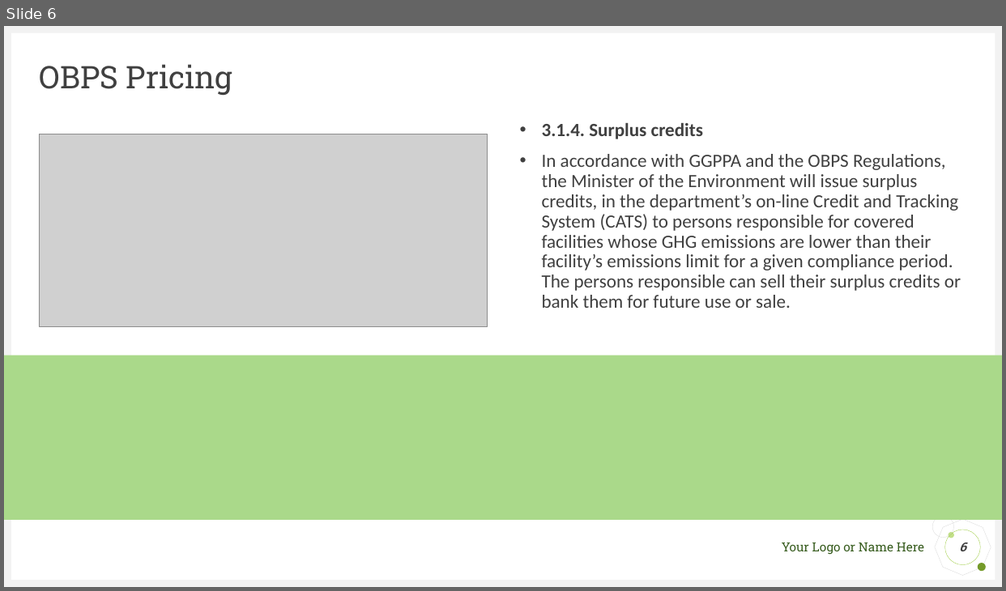
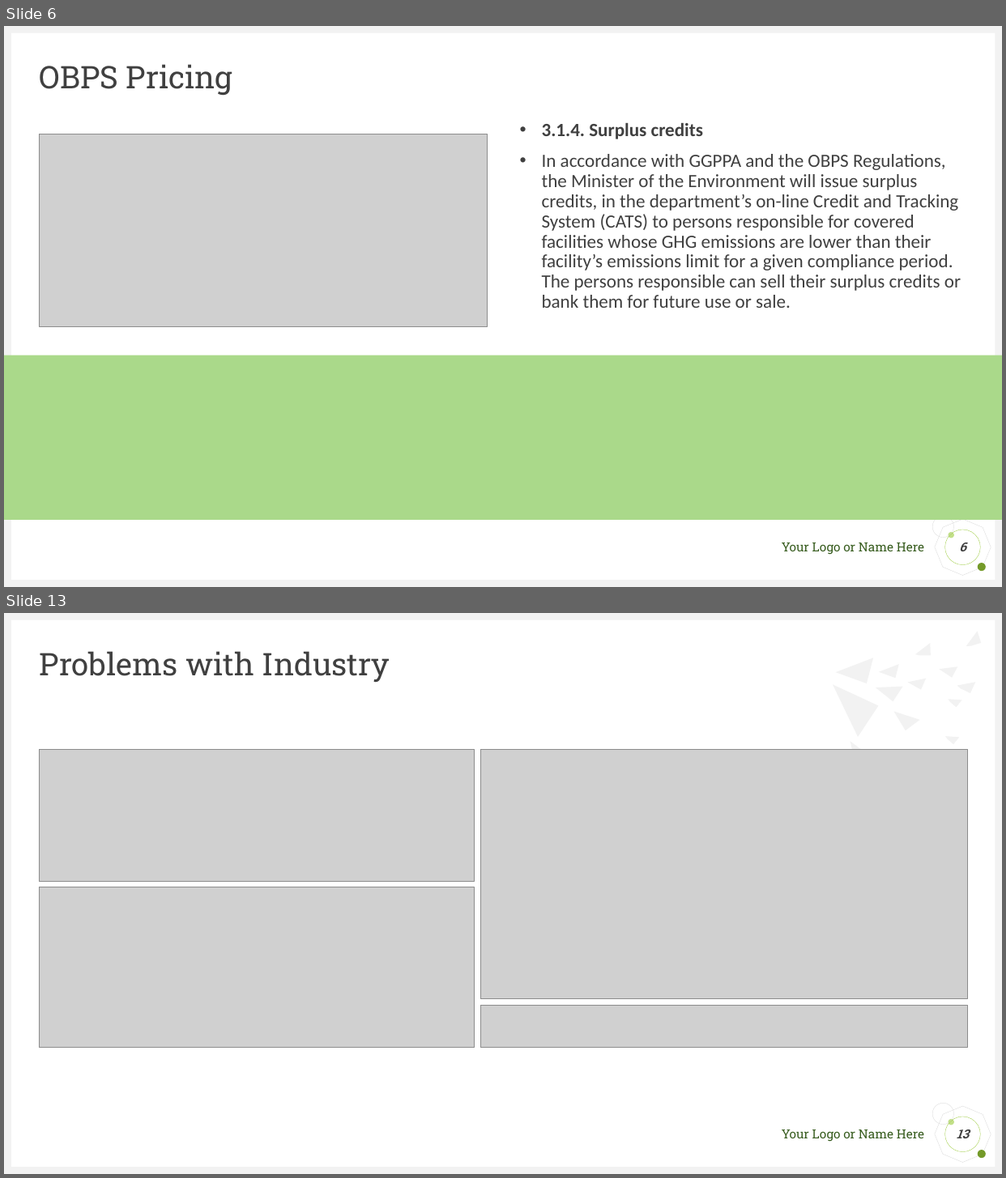
Before and after one commit to saimzuberi/Carbon_Credit_Market, a slide deck: Project Presentation/Final Presentation .pptx. Shown one above the other, each under a label of ours: slide 6 before the commit, slides 6 and 13 after it; the slides between them are not shown. The pictures are 1006x591 and 1006x1178 pixels, drawn with LibreOffice and Linux fonts; fonts in the diff are those of the drawing; grey boxes stand for pictures. Boxes give left, top, right and bottom in pixels: in the first picture for what was removed or moved away, otherwise in the second. Text is boxed around its words. In the diff, an @@ line names an element or a change of style, - is before the commit and + after.

```diff
--- a/Project Presentation/Final Presentation .pptx
+++ b/Project Presentation/Final Presentation .pptx
@@ slide 13 added at (4, 613, 1002, 1174), background #FFFFFF; not listed: 9 template elements that a slide beside it also shows @@
@@ freeform shape added at (967, 629, 985, 650), fill #F2F2F2 @@
@@ title added at (40, 651, 390, 682), 30 pt, text #404040 @@
+Problems with Industry
@@ freeform shape added at (836, 649, 883, 695), fill #F2F2F2 @@
@@ freeform shape added at (879, 659, 904, 683), fill #F2F2F2 @@
@@ freeform shape added at (916, 640, 936, 662), fill #F2F2F2 @@
@@ freeform shape added at (829, 685, 880, 739), fill #F2F2F2 @@
@@ freeform shape added at (876, 679, 907, 706), fill #F2F2F2 @@
@@ freeform shape added at (908, 673, 930, 693), fill #F2F2F2 @@
@@ freeform shape added at (940, 662, 961, 680), fill #F2F2F2 @@
@@ freeform shape added at (957, 677, 979, 696), fill #F2F2F2 @@
@@ freeform shape added at (948, 696, 964, 709), fill #F2F2F2 @@
@@ freeform shape added at (894, 712, 920, 731), fill #F2F2F2 @@
@@ freeform shape added at (945, 733, 961, 746), fill #F2F2F2 @@
@@ picture added at (39, 749, 474, 881) @@
@@ picture added at (481, 749, 968, 999) @@
@@ freeform shape added at (845, 742, 876, 769), fill #F2F2F2 @@
@@ freeform shape added at (952, 777, 967, 789), fill #F2F2F2 @@
@@ picture added at (39, 888, 474, 1048) @@
@@ picture added at (481, 1005, 968, 1048) @@
@@ page number added at (945, 1117, 980, 1152), outline #9ACB39 0.25 pt, 12 pt, text #404040, bold, italic @@
+13
```
Also in this commit, not shown: 4 slides changed, 8 other slides added, 12 slides removed, 9 other files.
